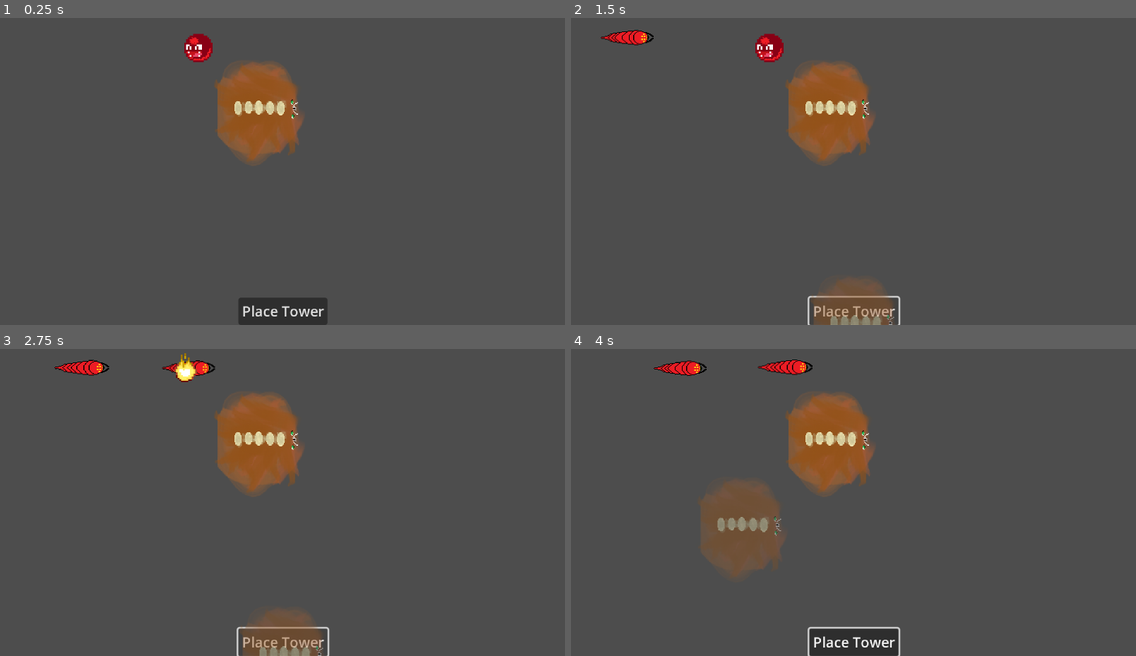
Above: before the commit, frames 1-4 (two rows, left to right).
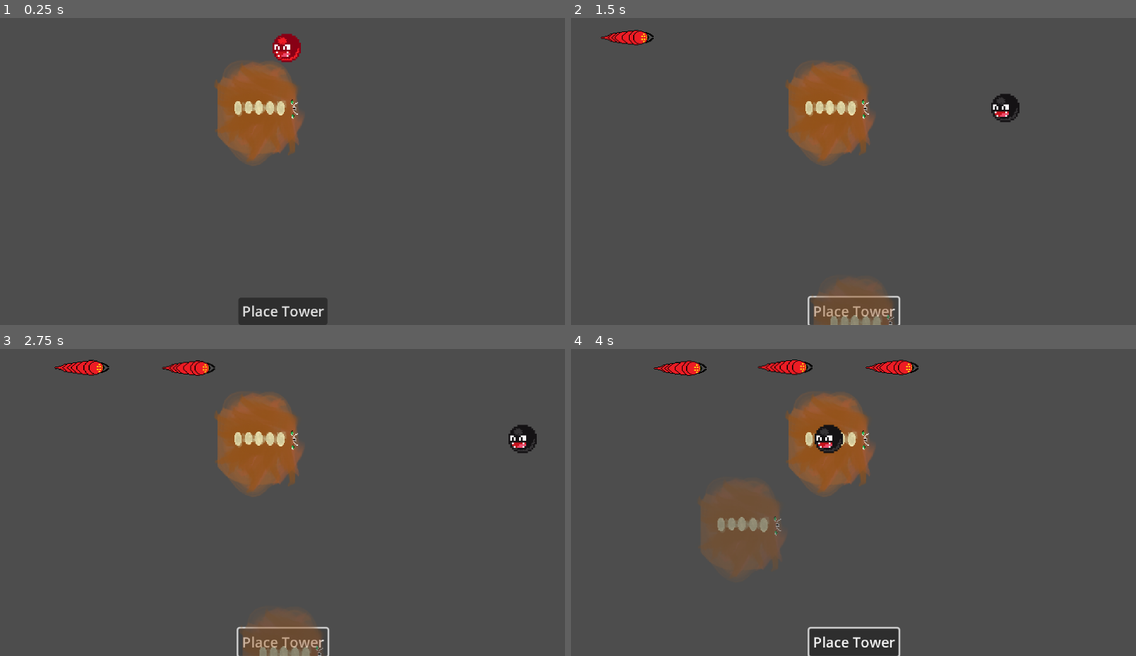
Above: after the commit, the same moments.

Repository: Moonlock/jameGam
Game: Godot game, scene res://thing_jam.tscn
The game is run twice, just before and just after one commit, with the same random seed, the same clock (stepped at 60 frames per second) and the same inputs.
Inputs (mouse positions are in pixels of both pictures, inside the frame that each line leads up to):
- Up to frame 1 (0.25 s): no input
- Up to frame 2 (1.5 s): click "Place Tower" at 0.5 s; click "Place Tower" at 1.25 s
- Up to frame 3 (2.75 s): click "Place Tower" at 2 s
- Up to frame 4 (4 s): tap Enter (ui_accept) at 2.75, 3.02, 3.77 s; move the mouse to (977, 481) at 2.77 s; move the mouse to (740, 511) at 3.52 s

The runs differ from the first frame. In frame 1, 0.8% of the frame differs, in the area x 32-54%, y 5-15%; in frame 2, 0.8%; in frame 3, 0.6%; in frame 4, 0.7%.
Error in both runs: Invalid access to property or key 'position' on a base object of type 'InputEventKey'. (res://Towers/place_tower_button.gd:33)

Commit message:
Towers fire bullets

Diff:
--- a/Towers/monster_tower.gd
+++ b/Towers/monster_tower.gd
@@ -1 +1,7 @@
 extends "res://Towers/towers.gd"
+
+@onready var bullet = preload("res://bullet.tscn")
+
+func _on_fire_rate_timer_timeout() -> void:
+	var bullet_instance = bullet.instantiate()
+	add_child(bullet_instance)
--- a/Towers/monster_tower.tscn
+++ b/Towers/monster_tower.tscn
@@ -9,3 +9,8 @@
 [node name="Monster" type="Sprite2D" parent="."]
 texture = ExtResource("2_lro4s")
 offset = Vector2(0, -13)
+
+[node name="FireRateTimer" type="Timer" parent="."]
+autostart = true
+
+[connection signal="timeout" from="FireRateTimer" to="." method="_on_fire_rate_timer_timeout"]
--- a/bullet.gd
+++ b/bullet.gd
@@ -1,6 +1,7 @@
 class_name Bullet extends CharacterBody2D
 
 @export var _damage = 5
+@export var _speed = 400
 
 func damage():
 	return _damage
@@ -8,3 +9,6 @@
 func handleHit():
 	print("Normal hit")
 	queue_free()
+
+func _physics_process(delta):
+	position += Vector2.RIGHT * delta  * _speed
